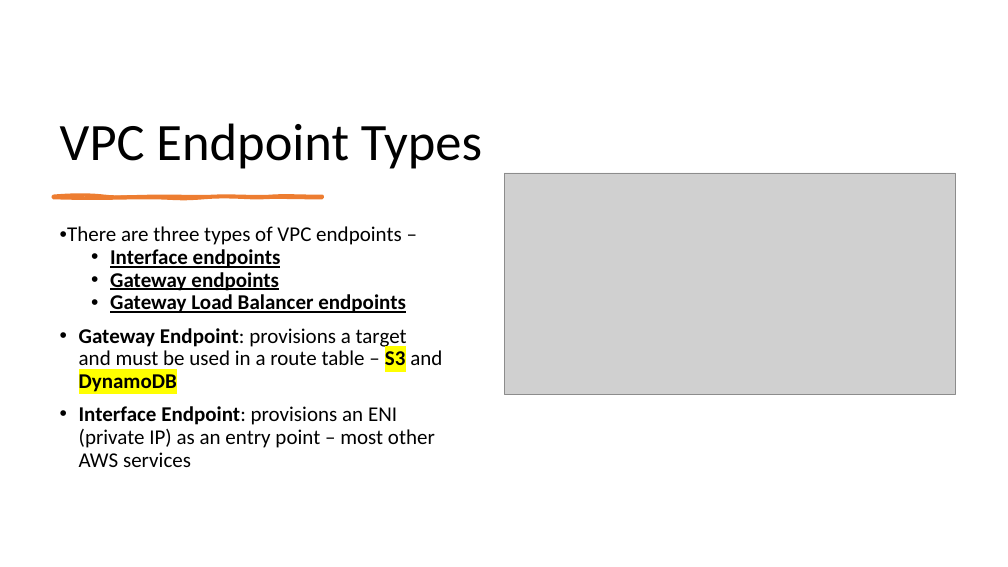
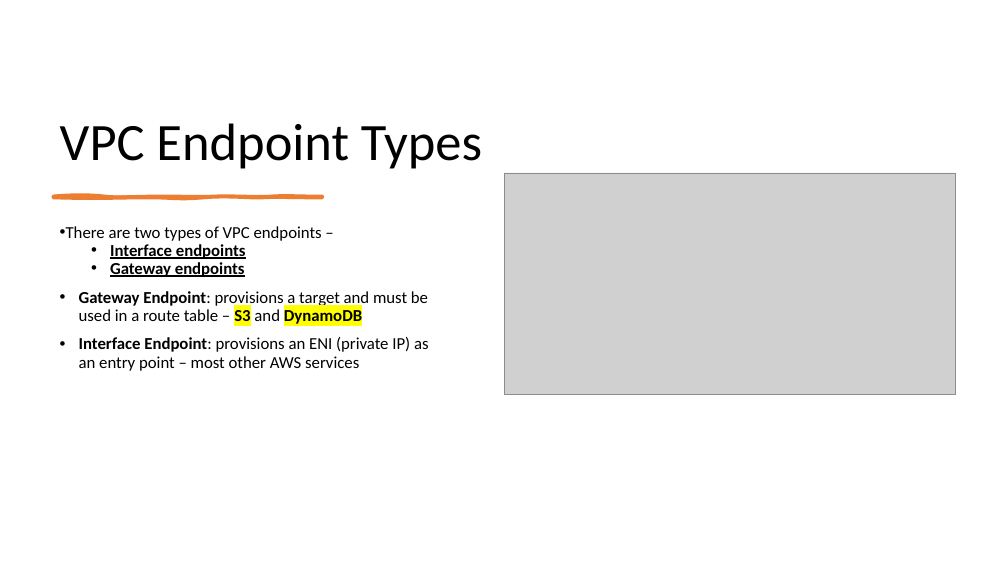
Before and after one commit to IlyaChakun/aws-iba-courses, a slide deck: slide 3 of lecture-materials/Network&ContentDelivery/vpc/vpc_endpoints.pptx. Drawn at 1008x567 pixels with LibreOffice and Linux fonts; fonts in the diff are those of the drawing; grey boxes stand for pictures. Boxes give left, top, right and bottom in pixels: in the first picture for what was removed or moved away, otherwise in the second. Text is boxed around its words. In the diff, an @@ line names an element or a change of style, - is before the commit and + after.

```diff
--- a/lecture-materials/Network&ContentDelivery/vpc/vpc_endpoints.pptx
+++ b/lecture-materials/Network&ContentDelivery/vpc/vpc_endpoints.pptx
@@ text at <box>66,226,322,241</box>: text changed; size 20 to 16 pt @@
-• There are three types of VPC endpoints –
+• There are two types of VPC endpoints –
@@ text at <box>79,244,429,371</box>: size 20 to 16 pt in "Interface endpoints", "Gateway endpoints", "Gateway Endpoint: provisions a target and must ...", "Interface Endpoint: provisions an ENI (private IP) ..." @@
@@ text at <box>110,294,406,313</box>: paragraph removed @@
-• Gateway Load Balancer endpoints
```
Also in this commit, not shown: 1 other slide changed, 18 slides added, 4 slides removed, 17 other files.
